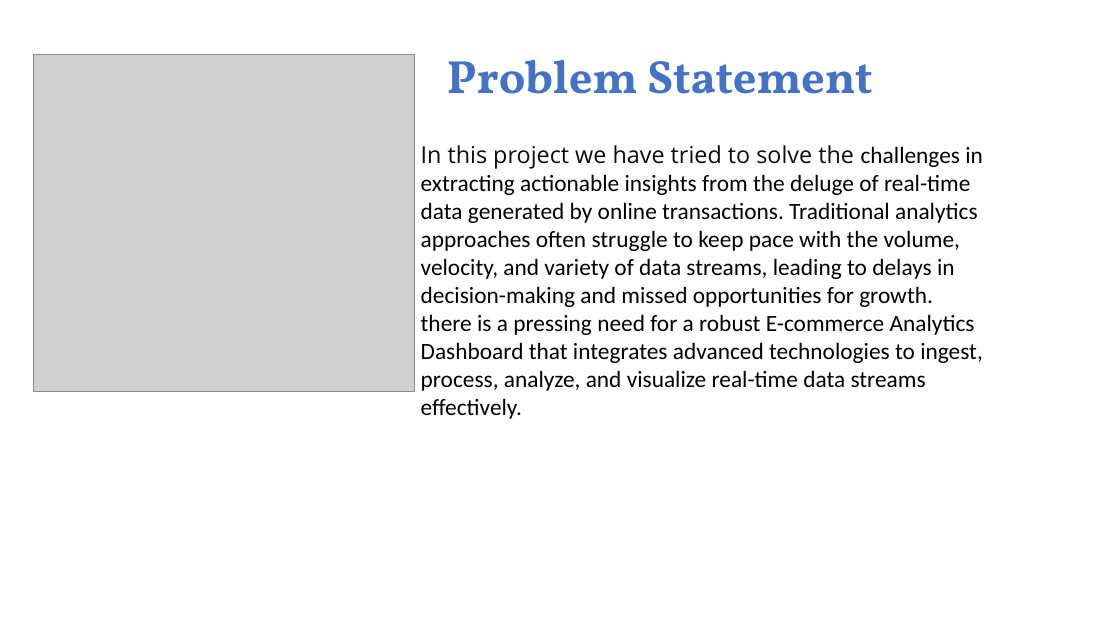
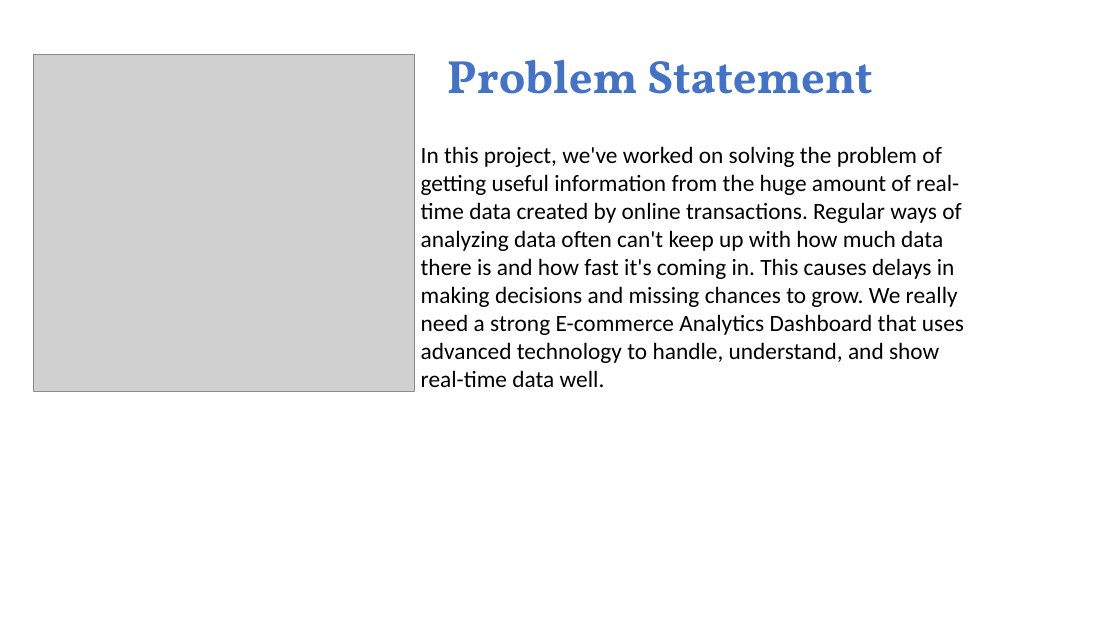
Before and after one commit to rushi0611/Real-Time-E-Commerce-Dashboard, a slide deck: slide 3 of Revised_Project_PPT.pptx. Drawn at 1120x630 pixels with LibreOffice and Linux fonts; fonts in the diff are those of the drawing; grey boxes stand for pictures. Boxes give left, top, right and bottom in pixels: in the first picture for what was removed or moved away, otherwise in the second. Text is boxed around its words. In the diff, an @@ line names an element or a change of style, - is before the commit and + after.

```diff
--- a/Revised_Project_PPT.pptx
+++ b/Revised_Project_PPT.pptx
@@ text at (x1=421, y1=146, x2=964, y2=387): text changed @@
-In this project we have tried to solve the challenges in extracting actionable insights from the deluge of real-time data generated by online transactions. Traditional analytics approaches often struggle to keep pace with the volume, velocity, and variety of data streams, leading to delays in decision-making and missed opportunities for growth. there is a pressing need for a robust E-commerce Analytics Dashboard that integrates advanced technologies to ingest, process, analyze, and visualize real-time data streams effectively.
+In this project, we've worked on solving the problem of getting useful information from the huge amount of real-time data created by online transactions. Regular ways of analyzing data often can't keep up with how much data there is and how fast it's coming in. This causes delays in making decisions and missing chances to grow. We really need a strong E-commerce Analytics Dashboard that uses advanced technology to handle, understand, and show real-time data well.
```
Also in this commit, not shown: 4 other slides changed, 7 slides added, 5 slides removed.
